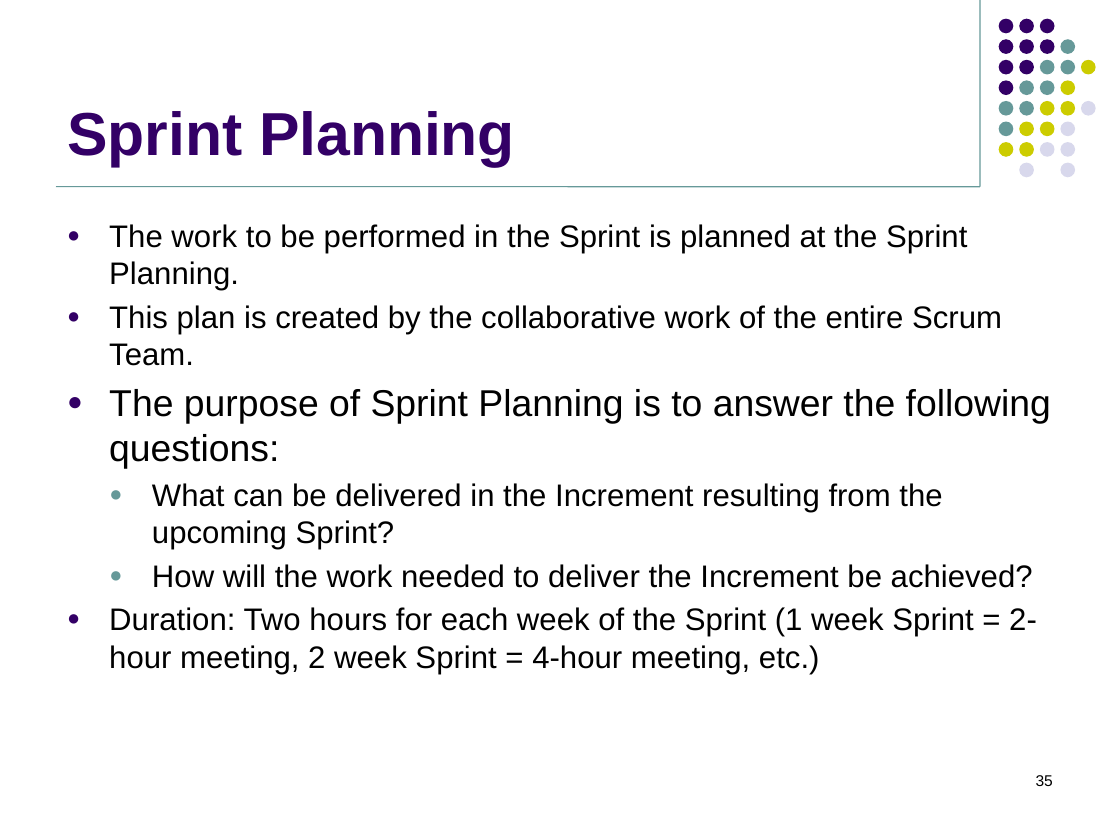
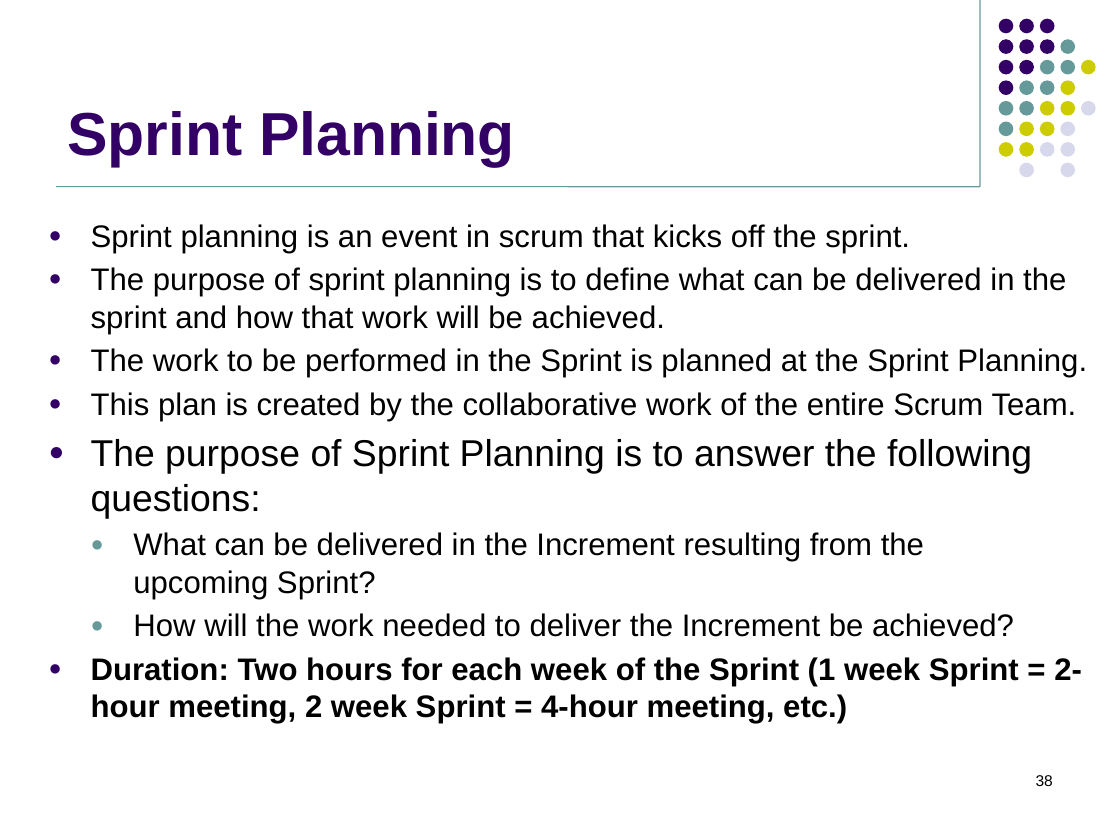
Before and after one commit to jasdhiratrevature/TrainingSlides, a slide deck: slide 38 of SLDC/SDLC.pptx (slide 35 before the commit). Drawn at 1120x840 pixels with LibreOffice and Linux fonts; fonts in the diff are those of the drawing; background and template pictures are left out. Boxes give left, top, right and bottom in pixels: in the first picture for what was removed or moved away, otherwise in the second. Text is boxed around its words. In the diff, an @@ line names an element or a change of style, - is before the commit and + after.

```diff
--- a/SLDC/SDLC.pptx
+++ b/SLDC/SDLC.pptx
@@ text "Sprint planning is an event ...": place and size @@
-text "Sprint planning is an event ..." at bbox=[109, 224, 1051, 674]
+text "Sprint planning is an event ..." at bbox=[91, 224, 1087, 724]
@@ text at bbox=[91, 224, 1066, 334]: paragraphs added @@
+● Sprint planning is an event in scrum that kicks off the sprint.
+● The purpose of sprint planning is to define what can be delivered in the sprint and how that work will be achieved.
@@ text at bbox=[91, 657, 1082, 724]: bold on in "Duration: Two hours for each week of ..." @@
@@ page number at bbox=[1036, 775, 1053, 786]: text changed @@
-35
+38
```
Also in this commit, not shown: 10 other slides changed, 25 slides added.
